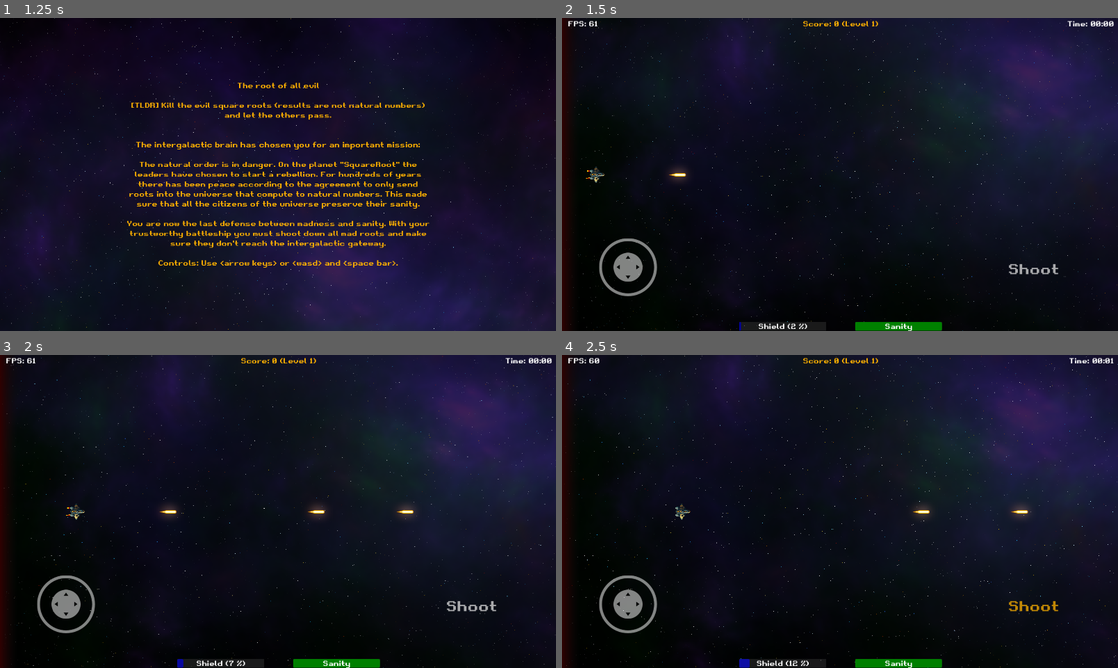
Above: before the commit, frames 1-4 (two rows, left to right).
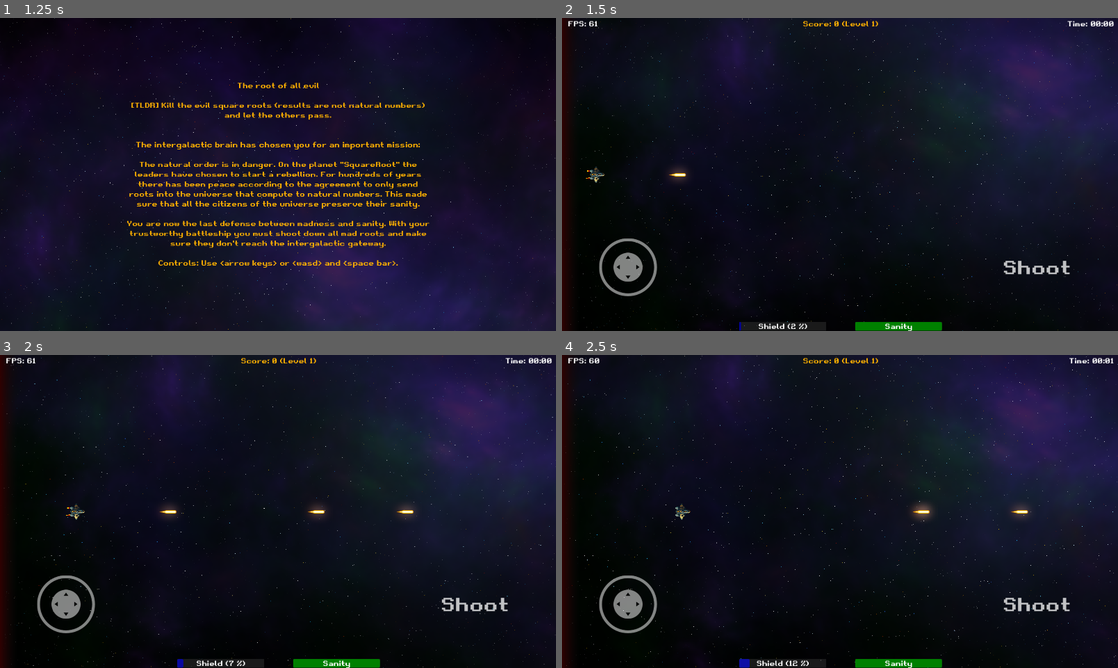
Above: after the commit, the same moments.

Repository: gingerr/ggj-2023-roots-one
Game: Godot game, scene res://pregame/MainMenu.tscn
Same seed, same stepped clock (60 frames per second), same inputs: the game is played once before the commit and once after it.
Inputs (mouse positions are in pixels of both pictures, inside the frame that each line leads up to):
- Up to frame 1 (1.25 s): click "New Game" at 0.5 s
- Up to frame 2 (1.5 s): tap Enter (ui_accept) at 1.25, 1.35 s; move the mouse to (962, 158) at 1.27 s; hold Right (ui_right) from 1.28 s (still down); click (962, 158) at 1.42 s
- Up to frame 3 (2 s): keep holding Right (ui_right); tap Enter (ui_accept) at 1.52, 1.82 s
- Up to frame 4 (2.5 s): release Right (ui_right) at 2 s; click (1034, 605) at 2 s, where only the run before the commit has a clickable "Shoot"

Frame 1 is identical in both runs. In frame 2, 0.3% of the frame differs, in the area x 79-92%, y 77-82%; in frame 3, 0.3%; in frame 4, 0.4%, in the area x 63-92%, y 48-82%.

Commit message:
fixes & improves touch shoot button

Diff:
--- a/game/Game.gd
+++ b/game/Game.gd
@@ -87,5 +87,8 @@
 func _on_player_shield_changed(value: float):
 	$HUD.set_shield(value)
 
-func _on_mobile_shoot_button_pressed():
-	$Player.action_shoot()
+func _on_touch_screen_button_pressed():
+	%ShootButtonLabel.set_theme_type_variation("LabelOrange")
+
+func _on_touch_screen_button_released():
+	%ShootButtonLabel.set_theme_type_variation("")
--- a/game/Game.tscn
+++ b/game/Game.tscn
@@ -8,7 +8,6 @@
 [ext_resource type="PackedScene" uid="uid://djvjaqnanlei6" path="res://game/PauseScreen.tscn" id="7"]
 [ext_resource type="PackedScene" uid="uid://cp6exhklqnla7" path="res://game/HUD.tscn" id="8_1inqb"]
 [ext_resource type="PackedScene" uid="uid://buyvavyuwmccw" path="res://joystick/virtual_joystick.tscn" id="8_i2rhs"]
-[ext_resource type="Theme" uid="uid://xx57pj6g4bm2" path="res://global_theme.tres" id="9_42wr5"]
 
 [sub_resource type="CanvasItemMaterial" id="2"]
 
@@ -20,6 +19,8 @@
 
 [sub_resource type="RectangleShape2D" id="1"]
 size = Vector2(64, 154)
+
+[sub_resource type="RectangleShape2D" id="RectangleShape2D_621lr"]
 
 [node name="Game" type="CanvasLayer"]
 script = ExtResource("3")
@@ -65,28 +66,32 @@
 offset_bottom = -120.0
 joystick_mode = 1
 
-[node name="ShootButton" type="Button" parent="MobileControls"]
-modulate = Color(1, 1, 1, 0.75)
+[node name="ShootButtonLabel" type="Label" parent="MobileControls"]
+unique_name_in_owner = true
+modulate = Color(1, 1, 1, 0.74902)
 anchors_preset = 3
 anchor_left = 1.0
 anchor_top = 1.0
 anchor_right = 1.0
 anchor_bottom = 1.0
-offset_left = -384.0
-offset_top = -248.0
-offset_right = -200.0
-offset_bottom = -178.0
+offset_left = -398.0
+offset_top = -260.0
+offset_right = -164.0
+offset_bottom = -175.0
 grow_horizontal = 0
 grow_vertical = 0
-focus_mode = 0
-theme = ExtResource("9_42wr5")
-theme_override_font_sizes/font_size = 48
-action_mode = 0
+theme_override_font_sizes/font_size = 64
 text = "Shoot"
-flat = true
+
+[node name="TouchScreenButton" type="TouchScreenButton" parent="MobileControls/ShootButtonLabel"]
+position = Vector2(118, 44)
+scale = Vector2(15, 5)
+shape = SubResource("RectangleShape2D_621lr")
+action = "ui_accept"
 
 [connection signal="dead" from="Player" to="." method="_on_Player_dead"]
 [connection signal="health_changed" from="Player" to="." method="_on_player_health_changed"]
 [connection signal="max_health_changed" from="Player" to="." method="_on_player_max_health_changed"]
 [connection signal="shield_changed" from="Player" to="." method="_on_player_shield_changed"]
-[connection signal="pressed" from="MobileControls/ShootButton" to="." method="_on_mobile_shoot_button_pressed"]
+[connection signal="pressed" from="MobileControls/ShootButtonLabel/TouchScreenButton" to="." method="_on_touch_screen_button_pressed"]
+[connection signal="released" from="MobileControls/ShootButtonLabel/TouchScreenButton" to="." method="_on_touch_screen_button_released"]
